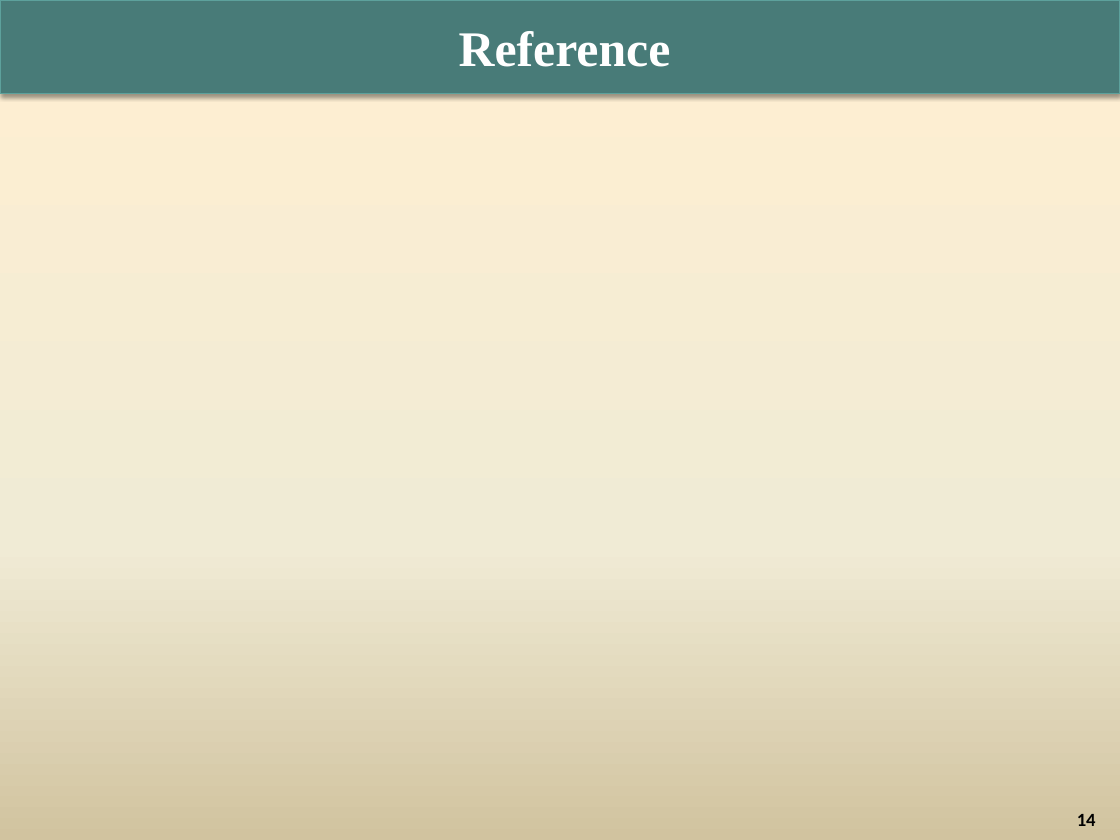
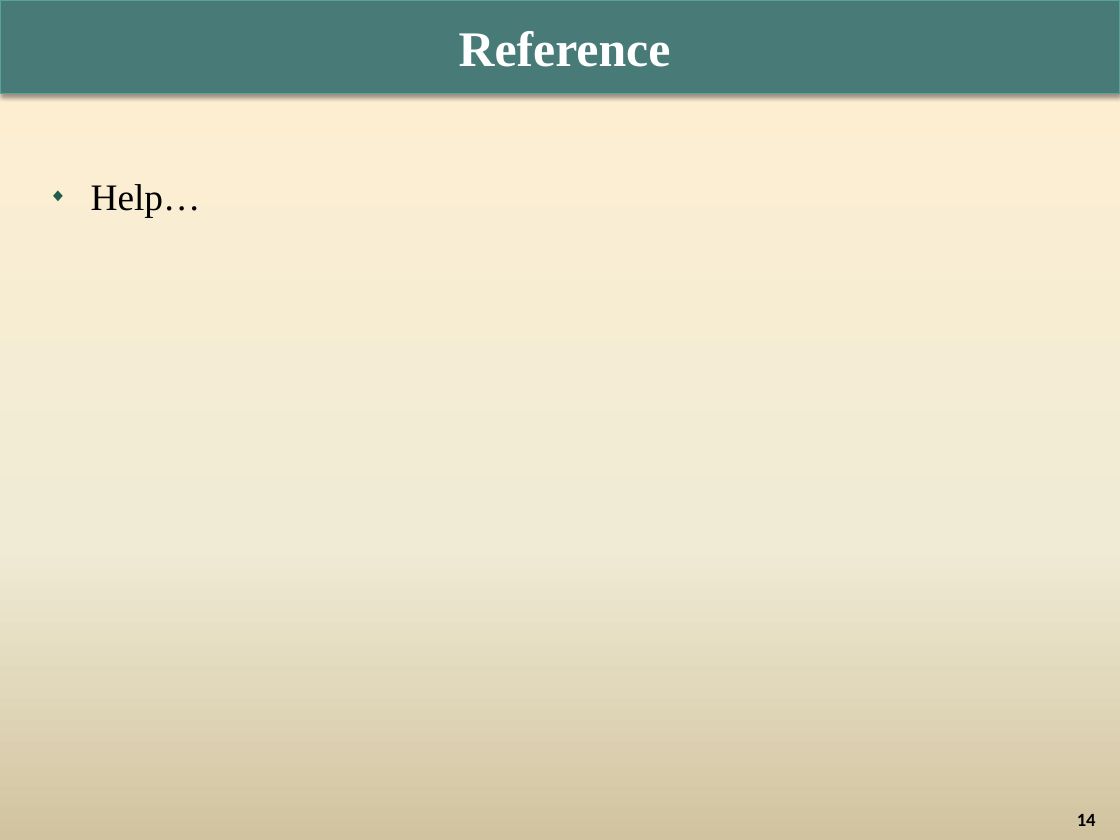
Before and after one commit to lety20391/Project4, a slide deck: slide 14 of G2_T11707E0_Project_Report.pptx. Drawn at 1120x840 pixels with LibreOffice and Linux fonts; fonts in the diff are those of the drawing; background and template pictures are left out. Boxes give left, top, right and bottom in pixels: in the first picture for what was removed or moved away, otherwise in the second. Text is boxed around its words. In the diff, an @@ line names an element or a change of style, - is before the commit and + after.

```diff
--- a/G2_T11707E0_Project_Report.pptx
+++ b/G2_T11707E0_Project_Report.pptx
@@ text added at box(91, 184, 201, 218), 24 pt, text #000000 @@
+◆ Help…
```
Also in this commit, not shown: 3 other slides changed.
